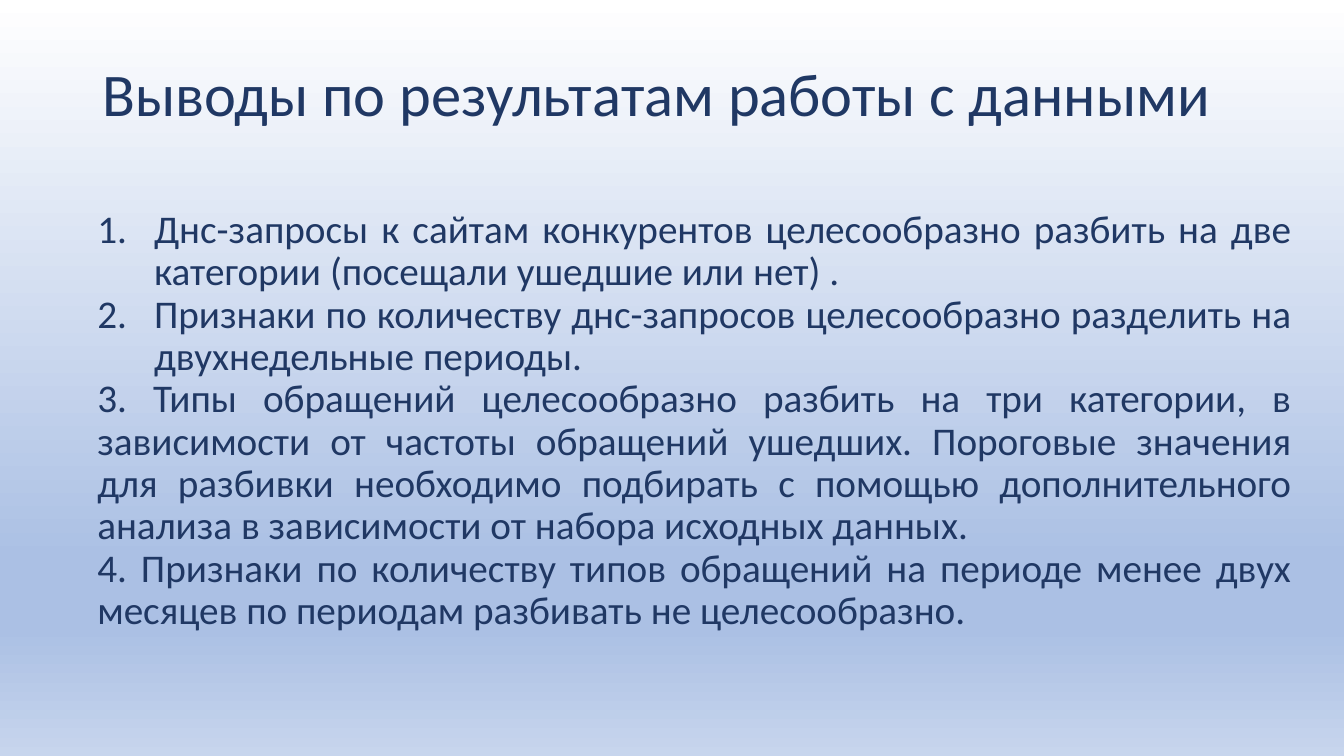
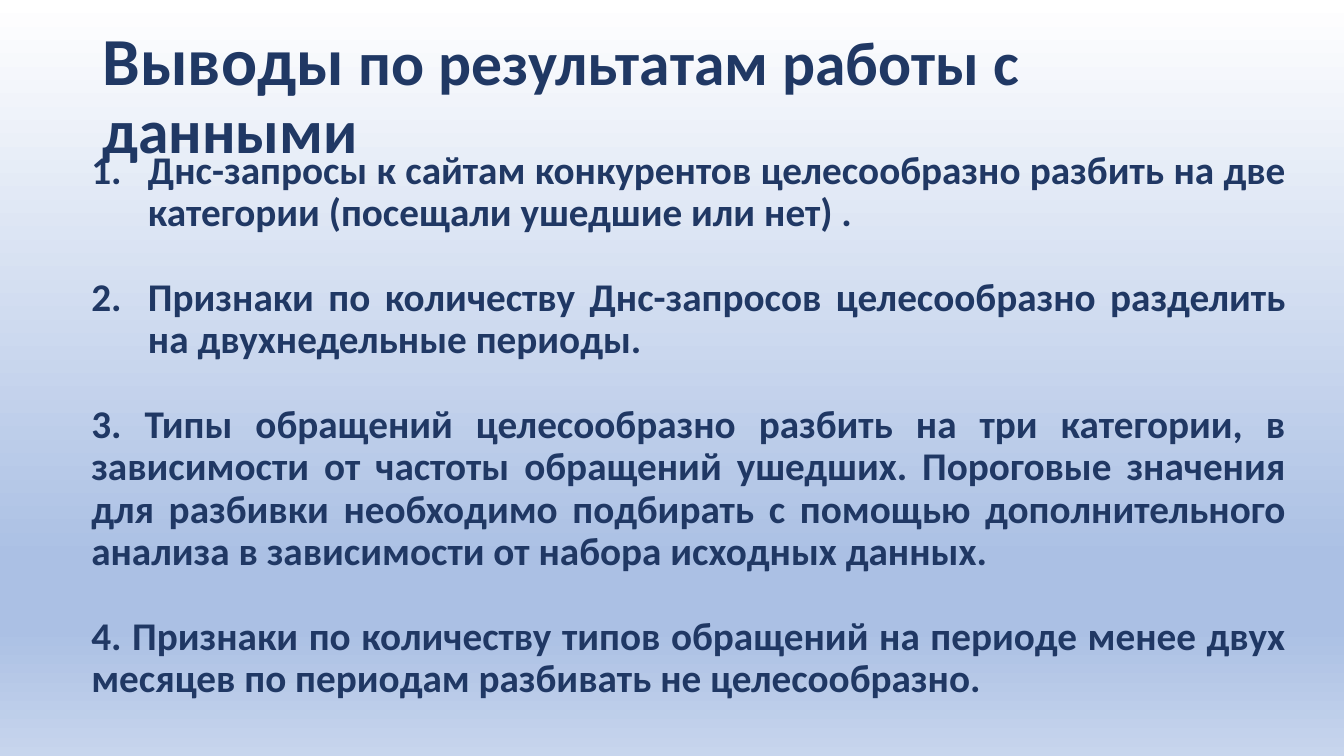
Before and after one commit to Alexwert3/rep_kareliya, a slide deck: slide 9 of Карелия_2022_Верт-Миллер.pptx (slide 5 before the commit). Drawn at 1344x756 pixels with LibreOffice and Linux fonts; fonts in the diff are those of the drawing. Boxes give left, top, right and bottom in pixels: in the first picture for what was removed or moved away, otherwise in the second. Text is boxed around its words. In the diff, an @@ line names an element or a change of style, - is before the commit and + after.

```diff
--- a/Карелия_2022_Верт-Миллер.pptx
+++ b/Карелия_2022_Верт-Миллер.pptx
@@ title "Выводы по результатам работы с ..." at box(102, 41, 1019, 168): size 43.2 to 48 pt in "Выводы"; size 43.2 to 44 pt in "по результатам работы с данными"; bold on @@
@@ text at box(91, 151, 1286, 699): bold on in "Днс-запросы к сайтам конкурентов целесообразно разбить на ...", "3. Типы обращений целесообразно разбить на три ...", "4. Признаки по количеству типов обращений на ..." @@
@@ text at box(148, 284, 1285, 360): text changed; bold on @@
-2. Признаки по количеству днс-запросов целесообразно разделить на двухнедельные периоды.
+2. Признаки по количеству Днс-запросов целесообразно разделить на двухнедельные периоды.
```
Also in this commit, not shown: 4 other slides changed, 3 slides added, 1 slide removed.
